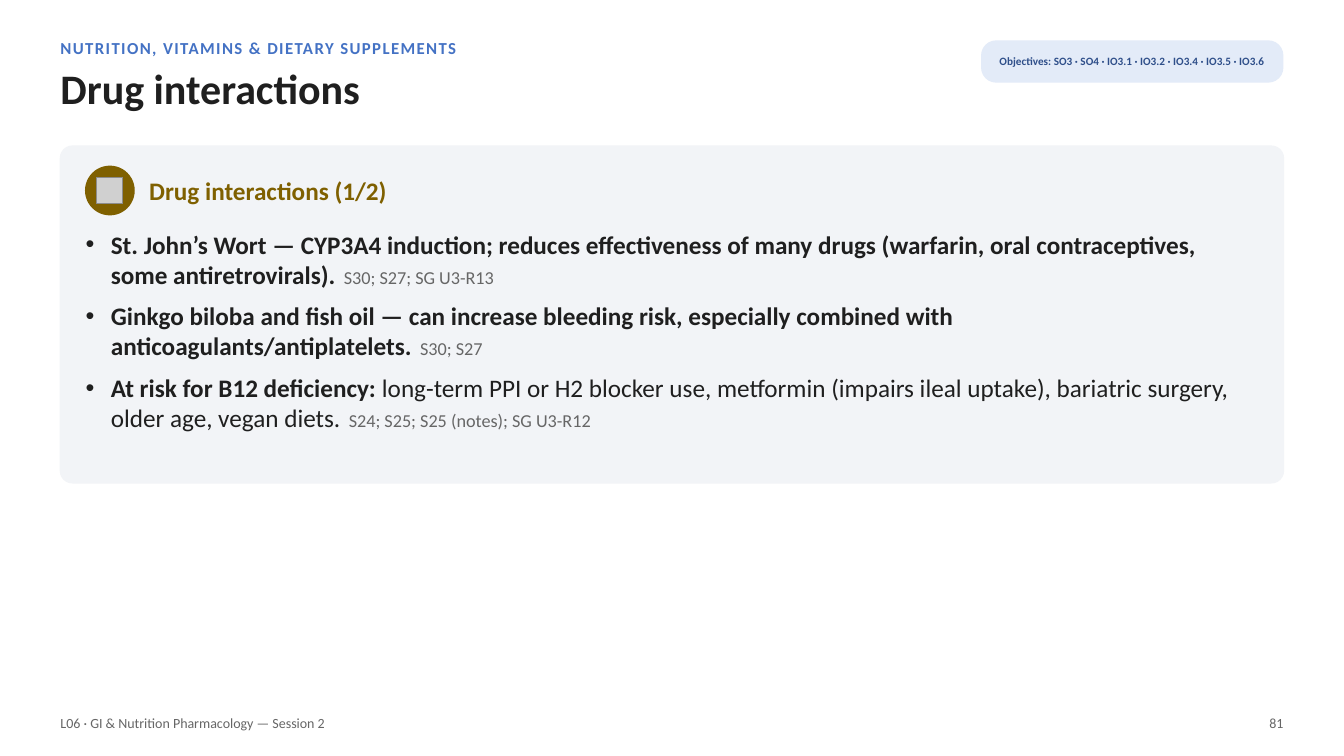
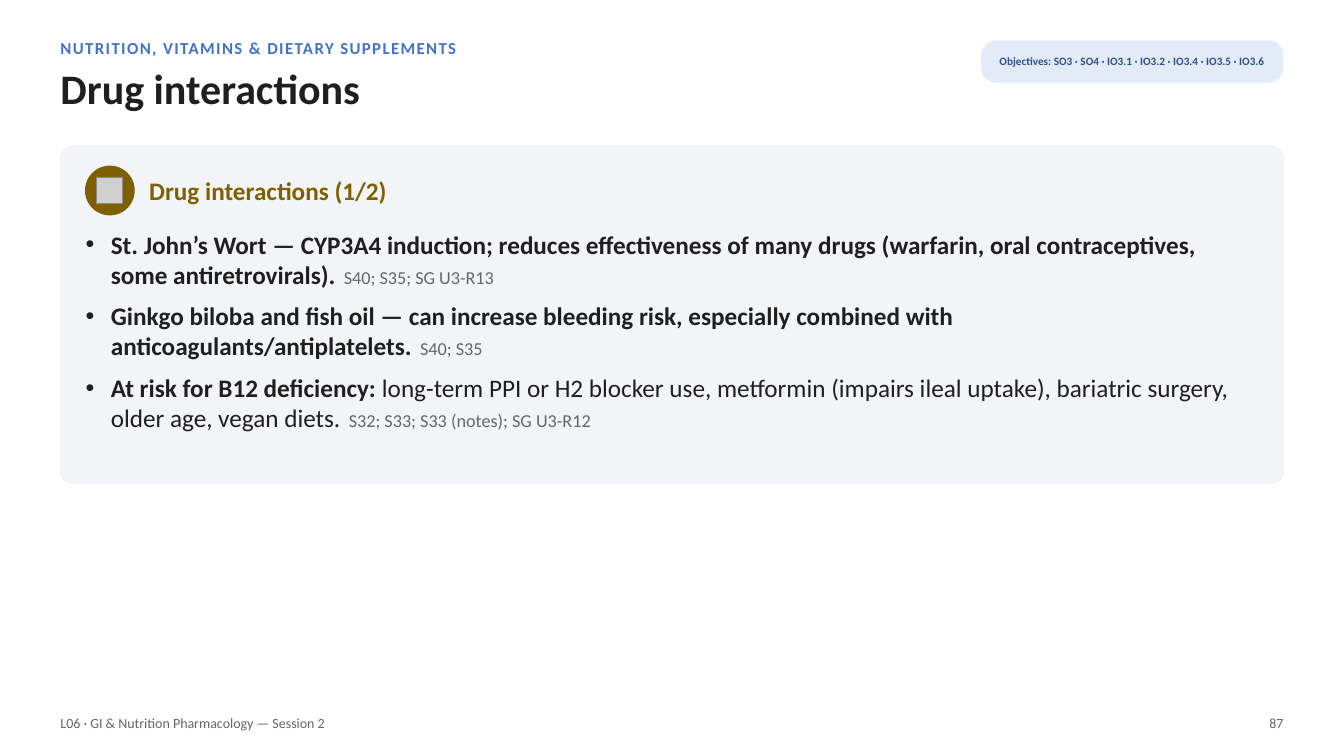
Before and after one commit to bishwokrit/DPAS-Pharm, a slide deck: slide 87 of outputs/L06/L06_Unit_3_GI_Nutrition_Session_2_study_deck.pptx (slide 81 before the commit). Drawn at 1344x756 pixels with LibreOffice and Linux fonts; fonts in the diff are those of the drawing; grey boxes stand for pictures. Boxes give left, top, right and bottom in pixels: in the first picture for what was removed or moved away, otherwise in the second. Text is boxed around its words. In the diff, an @@ line names an element or a change of style, - is before the commit and + after.

```diff
--- a/outputs/L06/L06_Unit_3_GI_Nutrition_Session_2_study_deck.pptx
+++ b/outputs/L06/L06_Unit_3_GI_Nutrition_Session_2_study_deck.pptx
@@ text at <box>111,235,1228,432</box>: text changed @@
-• St. John’s Wort — CYP3A4 induction; reduces effectiveness of many drugs (warfarin, oral contraceptives, some antiretrovirals). S30; S27; SG U3-R13
-• Ginkgo biloba and fish oil — can increase bleeding risk, especially combined with anticoagulants/antiplatelets. S30; S27
-• At risk for B12 deficiency: long-term PPI or H2 blocker use, metformin (impairs ileal uptake), bariatric surgery, older age, vegan diets. S24; S25; S25 (notes); SG U3-R12
+• St. John’s Wort — CYP3A4 induction; reduces effectiveness of many drugs (warfarin, oral contraceptives, some antiretrovirals). S40; S35; SG U3-R13
+• Ginkgo biloba and fish oil — can increase bleeding risk, especially combined with anticoagulants/antiplatelets. S40; S35
+• At risk for B12 deficiency: long-term PPI or H2 blocker use, metformin (impairs ileal uptake), bariatric surgery, older age, vegan diets. S32; S33; S33 (notes); SG U3-R12
@@ text at <box>1269,718,1283,728</box>: text changed @@
-81
+87
```
Also in this commit, not shown: 107 other slides changed, 10 slides added, 35 other files.
